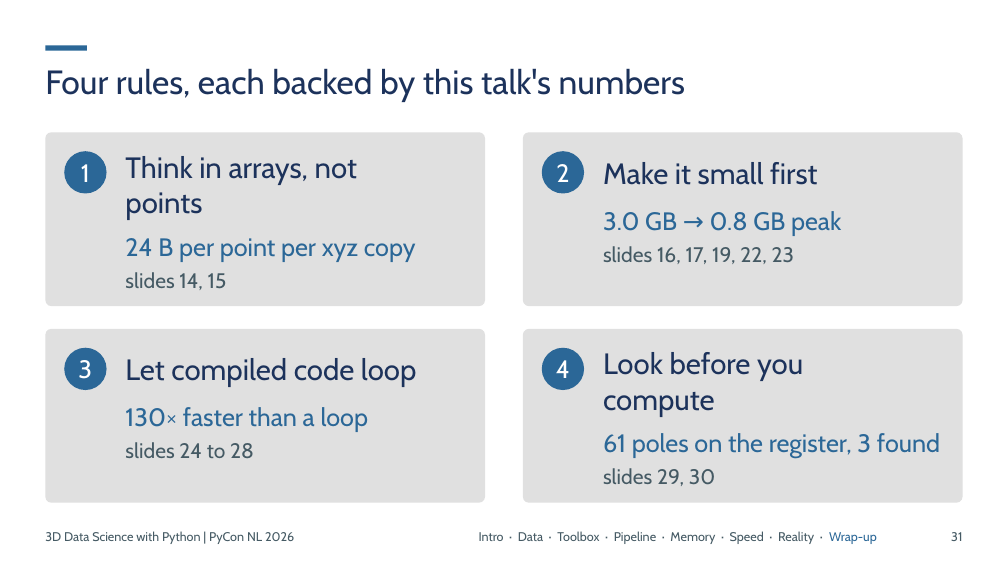
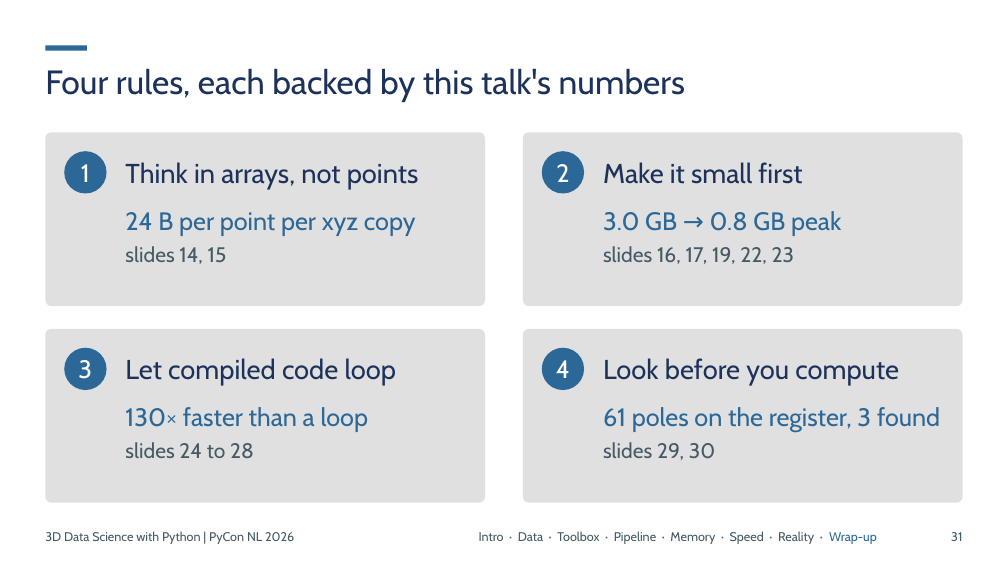
Before and after one commit to Sloppy1999/pycon-nl-2026-3d-data-science, a slide deck: slide 31 of deck/out/20261015_PyCon-NL_3D-Data-Science.pptx. Drawn at 1008x567 pixels with LibreOffice and Linux fonts; fonts in the diff are those of the drawing. Boxes give left, top, right and bottom in pixels: in the first picture for what was removed or moved away, otherwise in the second. Text is boxed around its words. In the diff, an @@ line names an element or a change of style, - is before the commit and + after.

```diff
--- a/deck/out/20261015_PyCon-NL_3D-Data-Science.pptx
+++ b/deck/out/20261015_PyCon-NL_3D-Data-Science.pptx
@@ text at [125,162,419,189]: text changed; size 28 to 26 pt @@
-Think in arrays, not
-points
+Think in arrays, not points
@@ text "Make it small first" at [603,162,802,184]: size 28 to 26 pt @@
@@ text "24 B per point per ...": place and size @@
-text "24 B per point per ..." at [125,238,416,290]
+text "24 B per point per ..." at [125,212,416,264]
@@ text "Let compiled code loop" at [125,358,397,385]: size 28 to 26 pt @@
@@ text at [603,358,899,385]: text changed; size 28 to 26 pt @@
-Look before you
-compute
+Look before you compute
@@ text "61 poles on the register, ...": place and size @@
-text "61 poles on the register, ..." at [603,433,940,486]
+text "61 poles on the register, ..." at [603,407,940,460]
```
Also in this commit, not shown: 1 other slide changed, 3 other files.
